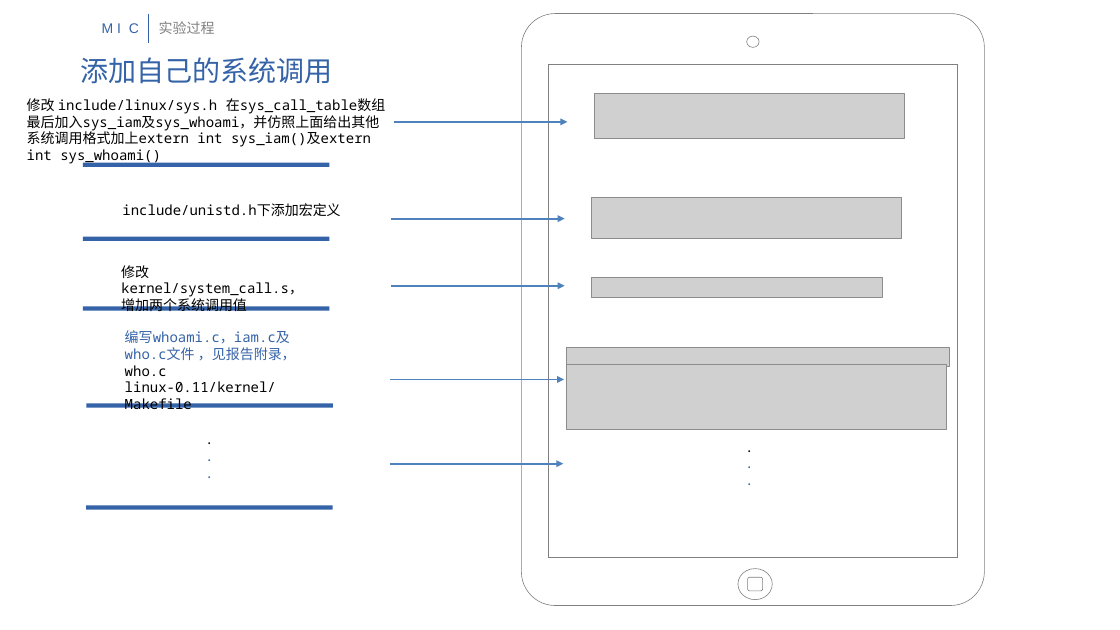
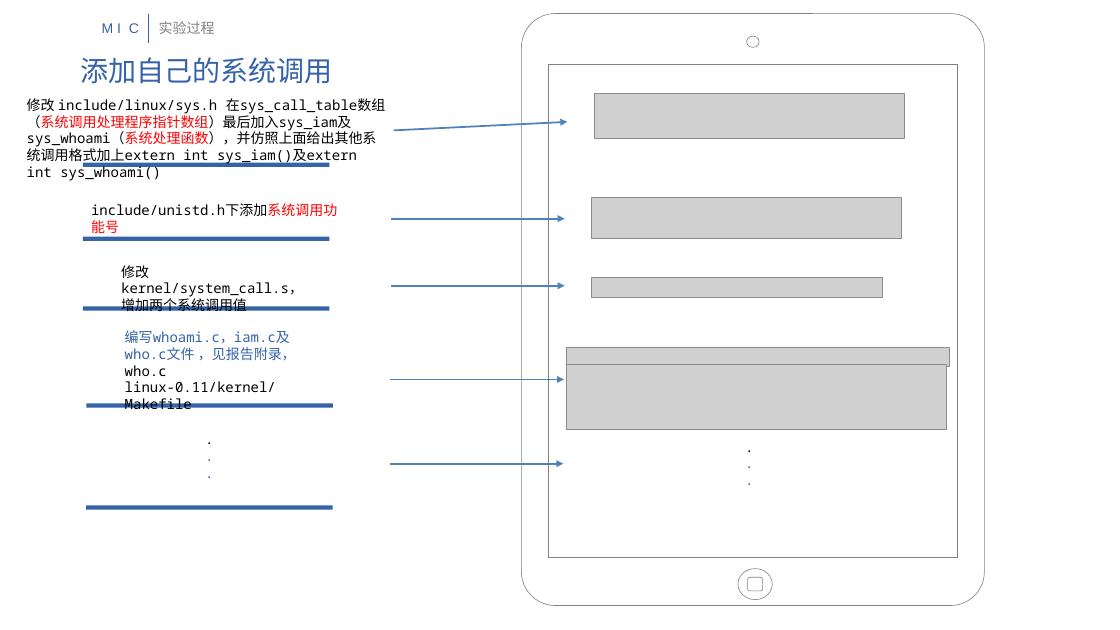
Before and after one commit to HITAmigos/MIC, a slide deck: slide 8 of oslab_report/oslab2.pptx. Drawn at 1120x630 pixels with LibreOffice and Linux fonts; fonts in the diff are those of the drawing; grey boxes stand for pictures. Boxes give left, top, right and bottom in pixels: in the first picture for what was removed or moved away, otherwise in the second. Text is boxed around its words. In the diff, an @@ line names an element or a change of style, - is before the commit and + after.

```diff
--- a/oslab_report/oslab2.pptx
+++ b/oslab_report/oslab2.pptx
@@ text at [27,98,386,181]: text changed @@
-修改 include/linux/sys.h 在sys_call_table数组最后加入sys_iam及sys_whoami，并仿照上面给出其他系统调用格式加上extern int sys_iam()及extern int sys_whoami()
+修改 include/linux/sys.h 在sys_call_table数组（系统调用处理程序指针数组）最后加入sys_iam及sys_whoami（系统处理函数），并仿照上面给出其他系统调用格式加上extern int sys_iam()及extern int sys_whoami()
@@ arrow moved from (394, 122) - (567, 122) to (394, 130) - (567, 122) @@
@@ text at [91,203,337,216]: text changed @@
-include/unistd.h下添加宏定义
+include/unistd.h下添加系统调用功能号
```
Also in this commit, not shown: 6 other slides changed, 3 slides added, 5 other files.
